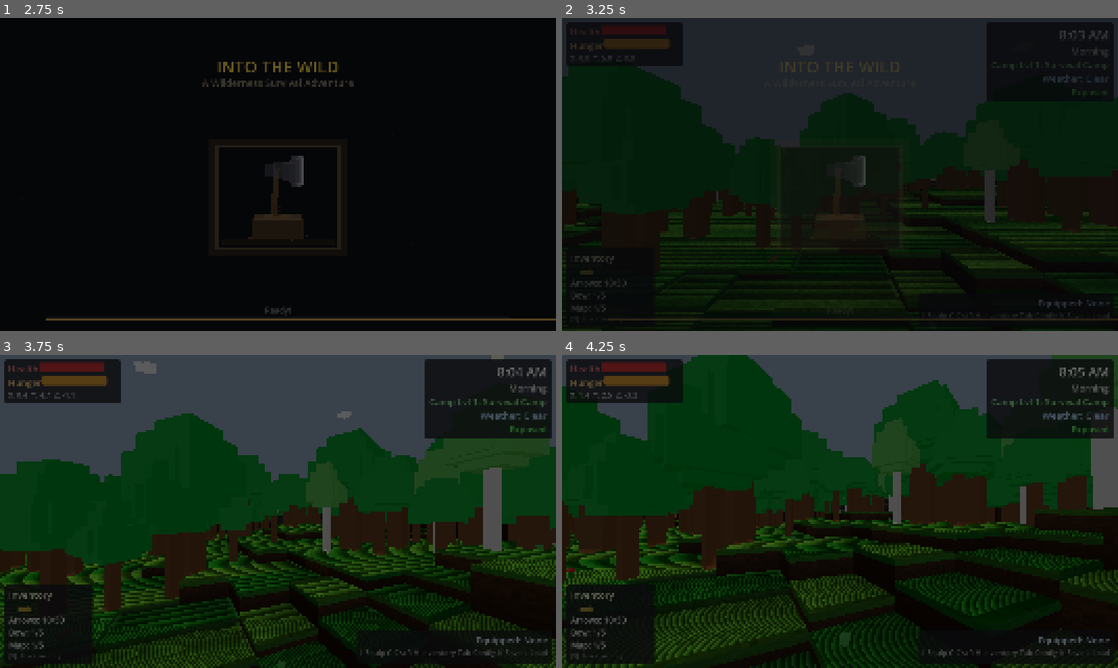
Above: before the commit, frames 1-4 (two rows, left to right).
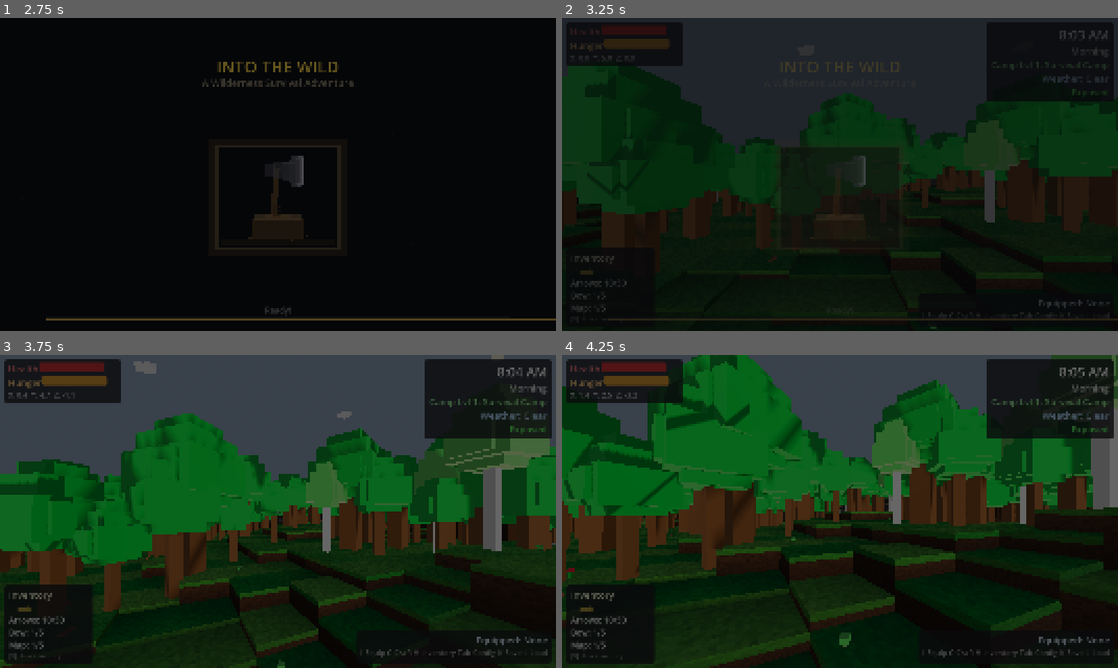
Above: after the commit, the same moments.

Repository: adchamberlain/into-the-wild
Game: Godot game, scene res://scenes/main.tscn
The game is run twice, just before and just after one commit, with the same random seed, the same clock (stepped at 60 frames per second) and the same inputs.
Inputs (mouse positions are in pixels of both pictures, inside the frame that each line leads up to):
- Up to frame 1 (2.75 s): tap Enter at 0.5, 2 s; move the mouse to (305, 174) at 0.52 s; hold C (crouch) 0.53-1.28 s; hold W (move_forward) from 0.53 s (still down); click (305, 174) at 0.67 s; tap Space (jump) at 0.77, 1.07, 1.25, 1.52, 1.82 s; move the mouse to (250, 174) at 1.27 s; tap T (cycle_ammo) at 1.35 s; move the mouse to (289, 168) at 2.02 s; hold F (eat) from 2.03 s (still down)
- Up to frame 2 (3.25 s): keep holding W (move_forward); move the mouse to (834, 180) at 2.77 s; release F (eat) at 2.78 s; tap E (interact) at 2.85 s; click (834, 180) at 2.92 s; tap Space (jump) at 3.02 s
- Up to frame 3 (3.75 s): keep holding W (move_forward); tap Space (jump) at 3.32 s; move the mouse to (316, 514) at 3.52 s; hold M (move_structure) from 3.53 s (still down)
- Up to frame 4 (4.25 s): keep holding W (move_forward); keep holding M (move_structure); tap Space (jump) at 3.77, 4.07 s

Frame 1 is identical in both runs. In frame 2, 0.2% of the frame differs, in the area x 0-100%, y 39-80%; in frame 3, 28%; in frame 4, 33%, in the area x 0-100%, y 0-100%.

Commit message:
Fix terrain triangle winding order so point lights illuminate ground
All SurfaceTool triangles (top faces and side faces) had clockwise
winding, making them back-facing. With CULL_DISABLED, Godot's shader
negates normals for back-facing fragments, so Vector3.UP became
Vector3.DOWN — causing dot(normal, light_dir) < 0 and zero light
contribution from torches/lanterns above the terrain.

Fixed all triangles to counter-clockwise (front-facing) winding.
Also reverted diagnostic changes from investigation (shadow bias,
material hacks, texture atlas disable, grass shadow off).

Co-Authored-By: Claude Opus 4.6 <noreply@anthropic.com>

Diff:
--- a/scripts/world/terrain_chunk.gd
+++ b/scripts/world/terrain_chunk.gd
@@ -535,7 +535,21 @@
 	else:
 		uvs = TerrainTextures.get_top_face_uvs()
 
-	# Triangle 1: v0, v2, v1
+	# Triangle 1: v0, v1, v2 (CCW from above = front-facing)
+	st.set_color(color0)
+	st.set_normal(normal)
+	st.set_uv(uvs[0])
+	st.add_vertex(v0)
+	st.set_color(color1)
+	st.set_normal(normal)
+	st.set_uv(uvs[1])
+	st.add_vertex(v1)
+	st.set_color(color2)
+	st.set_normal(normal)
+	st.set_uv(uvs[2])
+	st.add_vertex(v2)
+
+	# Triangle 2: v0, v2, v3 (CCW from above = front-facing)
 	st.set_color(color0)
 	st.set_normal(normal)
 	st.set_uv(uvs[0])
@@ -544,24 +558,10 @@
 	st.set_normal(normal)
 	st.set_uv(uvs[2])
 	st.add_vertex(v2)
-	st.set_color(color1)
-	st.set_normal(normal)
-	st.set_uv(uvs[1])
-	st.add_vertex(v1)
-
-	# Triangle 2: v0, v3, v2
-	st.set_color(color0)
-	st.set_normal(normal)
-	st.set_uv(uvs[0])
-	st.add_vertex(v0)
 	st.set_color(color3)
 	st.set_normal(normal)
 	st.set_uv(uvs[3])
 	st.add_vertex(v3)
-	st.set_color(color2)
-	st.set_normal(normal)
-	st.set_uv(uvs[2])
-	st.add_vertex(v2)
 
 
 func _calculate_vertex_ao_cached(cx: int, cz: int, current_height: float, dir_x: int, dir_z: int) -> float:
@@ -739,19 +739,7 @@
 		var uv_grass_bot_l: Vector2 = Vector2(side_uvs[0].x, lerp(side_uvs[0].y, side_uvs[3].y, grass_v_ratio))
 		var uv_grass_bot_r: Vector2 = Vector2(side_uvs[1].x, lerp(side_uvs[1].y, side_uvs[2].y, grass_v_ratio))
 
-		st.set_color(grass_top_col)
-		st.set_normal(normal)
-		st.set_uv(uv_grass_top_l)
-		st.add_vertex(v0)
-		st.set_color(grass_top_col)
-		st.set_normal(normal)
-		st.set_uv(uv_grass_top_r)
-		st.add_vertex(v1)
-		st.set_color(grass_bot_col)
-		st.set_normal(normal)
-		st.set_uv(uv_grass_bot_r)
-		st.add_vertex(g2)
-
+		# Triangle 1: v0, g2, v1 (CCW from outside = front-facing)
 		st.set_color(grass_top_col)
 		st.set_normal(normal)
 		st.set_uv(uv_grass_top_l)
@@ -760,28 +748,30 @@
 		st.set_normal(normal)
 		st.set_uv(uv_grass_bot_r)
 		st.add_vertex(g2)
+		st.set_color(grass_top_col)
+		st.set_normal(normal)
+		st.set_uv(uv_grass_top_r)
+		st.add_vertex(v1)
+
+		# Triangle 2: v0, g3, g2 (CCW from outside = front-facing)
+		st.set_color(grass_top_col)
+		st.set_normal(normal)
+		st.set_uv(uv_grass_top_l)
+		st.add_vertex(v0)
 		st.set_color(grass_bot_col)
 		st.set_normal(normal)
 		st.set_uv(uv_grass_bot_l)
 		st.add_vertex(g3)
+		st.set_color(grass_bot_col)
+		st.set_normal(normal)
+		st.set_uv(uv_grass_bot_r)
+		st.add_vertex(g2)
 
 		# Dirt section (interpolate AO from grass bottom to actual bottom)
 		var dirt_top_col: Color = cell_dirt * ao_grass_bottom
 		var dirt_bot_col: Color = cell_dirt * ao_bottom
 
-		st.set_color(dirt_top_col)
-		st.set_normal(normal)
-		st.set_uv(dirt_uvs[0])
-		st.add_vertex(g3)
-		st.set_color(dirt_top_col)
-		st.set_normal(normal)
-		st.set_uv(dirt_uvs[1])
-		st.add_vertex(g2)
-		st.set_color(dirt_bot_col)
-		st.set_normal(normal)
-		st.set_uv(dirt_uvs[2])
-		st.add_vertex(v2)
-
+		# Triangle 1: g3, v2, g2 (CCW from outside = front-facing)
 		st.set_color(dirt_top_col)
 		st.set_normal(normal)
 		st.set_uv(dirt_uvs[0])
@@ -790,28 +780,30 @@
 		st.set_normal(normal)
 		st.set_uv(dirt_uvs[2])
 		st.add_vertex(v2)
+		st.set_color(dirt_top_col)
+		st.set_normal(normal)
+		st.set_uv(dirt_uvs[1])
+		st.add_vertex(g2)
+
+		# Triangle 2: g3, v3, v2 (CCW from outside = front-facing)
+		st.set_color(dirt_top_col)
+		st.set_normal(normal)
+		st.set_uv(dirt_uvs[0])
+		st.add_vertex(g3)
 		st.set_color(dirt_bot_col)
 		st.set_normal(normal)
 		st.set_uv(dirt_uvs[3])
 		st.add_vertex(v3)
+		st.set_color(dirt_bot_col)
+		st.set_normal(normal)
+		st.set_uv(dirt_uvs[2])
+		st.add_vertex(v2)
 	else:
 		# All grass for short sides (use grass_side texture)
 		var grass_top_col: Color = cell_grass * ao_top
 		var grass_bot_col: Color = cell_grass * ao_bottom
 
-		st.set_color(grass_top_col)
-		st.set_normal(normal)
-		st.set_uv(side_uvs[0])
-		st.add_vertex(v0)
-		st.set_color(grass_top_col)
-		st.set_normal(normal)
-		st.set_uv(side_uvs[1])
-		st.add_vertex(v1)
-		st.set_color(grass_bot_col)
-		st.set_normal(normal)
-		st.set_uv(side_uvs[2])
-		st.add_vertex(v2)
-
+		# Triangle 1: v0, v2, v1 (CCW from outside = front-facing)
 		st.set_color(grass_top_col)
 		st.set_normal(normal)
 		st.set_uv(side_uvs[0])
@@ -820,10 +812,24 @@
 		st.set_normal(normal)
 		st.set_uv(side_uvs[2])
 		st.add_vertex(v2)
+		st.set_color(grass_top_col)
+		st.set_normal(normal)
+		st.set_uv(side_uvs[1])
+		st.add_vertex(v1)
+
+		# Triangle 2: v0, v3, v2 (CCW from outside = front-facing)
+		st.set_color(grass_top_col)
+		st.set_normal(normal)
+		st.set_uv(side_uvs[0])
+		st.add_vertex(v0)
 		st.set_color(grass_bot_col)
 		st.set_normal(normal)
 		st.set_uv(side_uvs[3])
 		st.add_vertex(v3)
+		st.set_color(grass_bot_col)
+		st.set_normal(normal)
+		st.set_uv(side_uvs[2])
+		st.add_vertex(v2)
 
 
 func _generate_collision_from_mesh(sync: bool = true) -> void:
